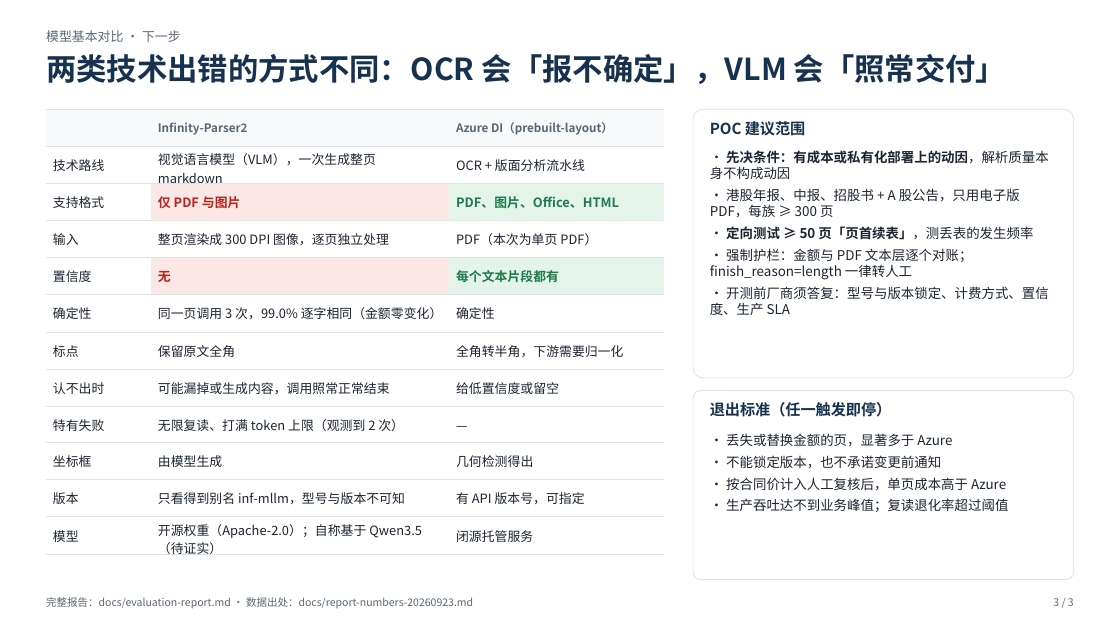
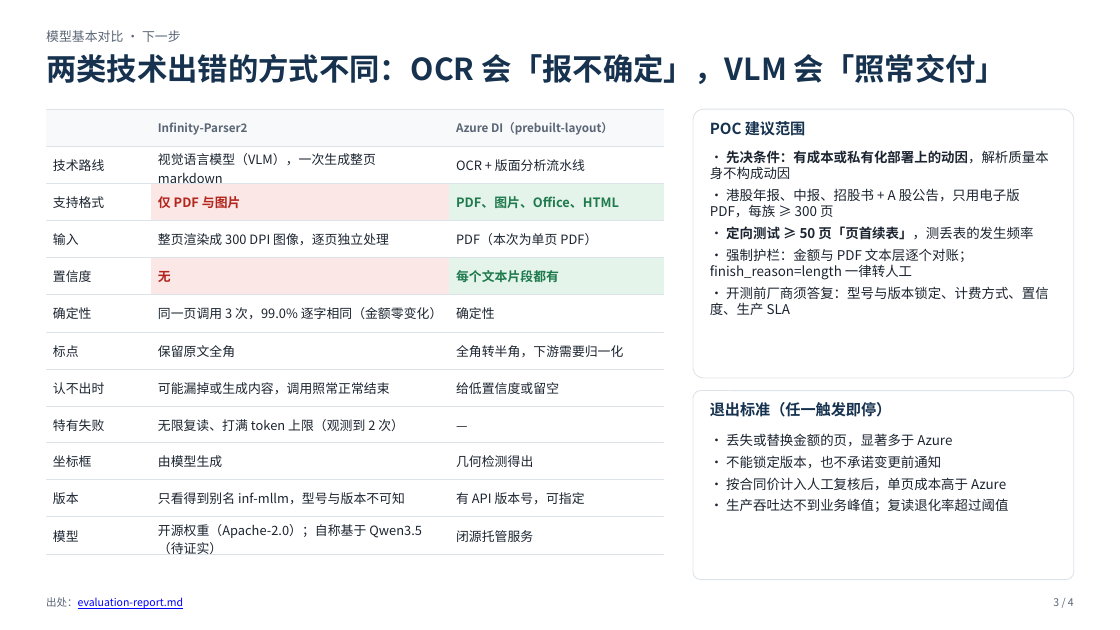
Before and after one commit to gejun2008/doc-parser-eval, a slide deck: slide 3 of docs/briefing-deck.pptx. Drawn at 1120x630 pixels with LibreOffice and Linux fonts; fonts in the diff are those of the drawing. Boxes give left, top, right and bottom in pixels: in the first picture for what was removed or moved away, otherwise in the second. Text is boxed around its words. In the diff, an @@ line names an element or a change of style, - is before the commit and + after.

```diff
--- a/docs/briefing-deck.pptx
+++ b/docs/briefing-deck.pptx
@@ text at [46, 597, 183, 609]: text changed; text colour #5B6675 to #0000FF @@
-完整报告：docs/evaluation-report.md · 数据出处：docs/report-numbers-20260923.md
+出处：evaluation-report.md
@@ text at [1053, 598, 1074, 606]: text changed @@
-3 / 3
+3 / 4
```
Also in this commit, not shown: 2 other slides changed, 1 slide added, 5 other files.
